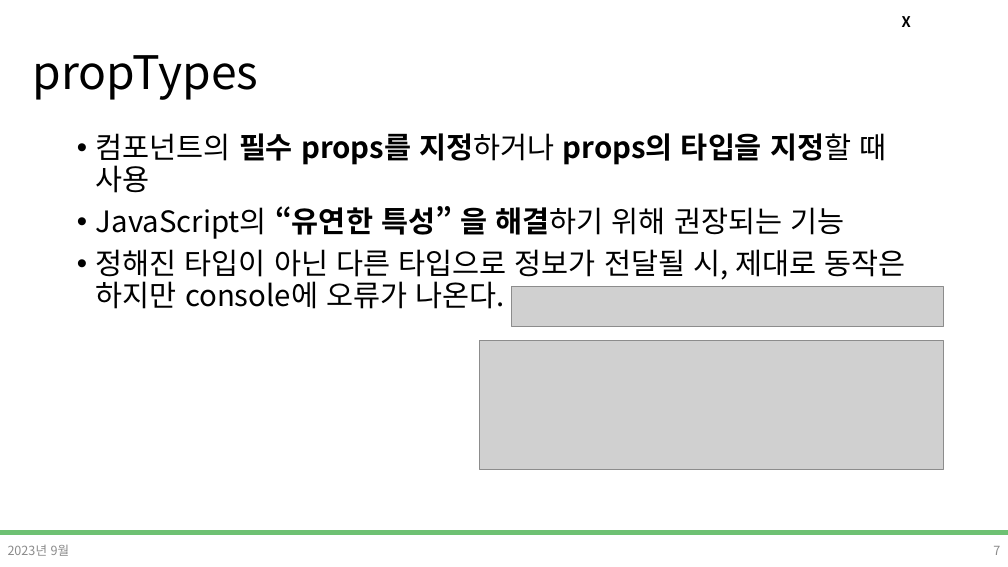
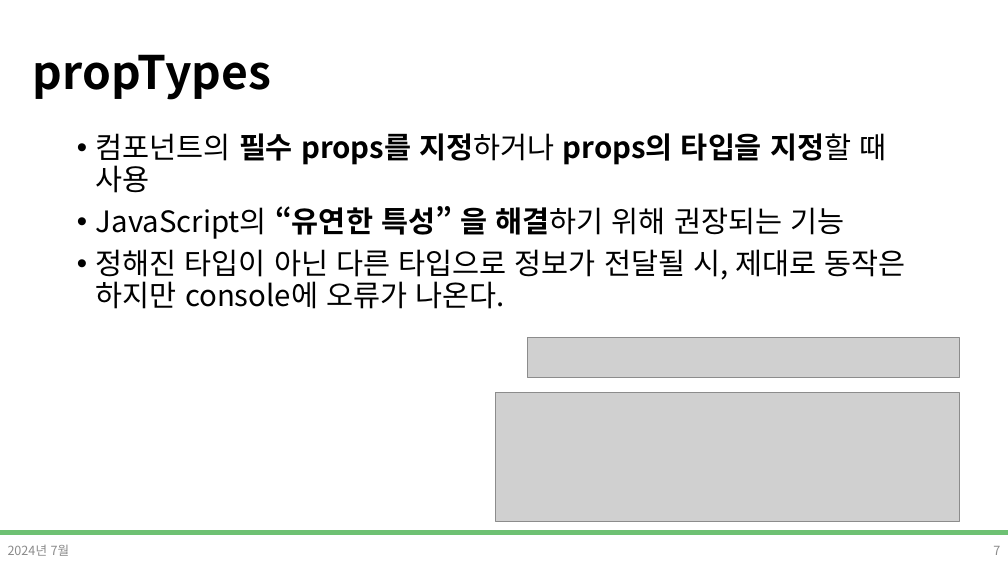
Before and after one commit to DevDamon0527/SeSAC_Yeongdeungpo_Campus_6th, a slide deck: slide 7 of material/[SeSAC_YDP_6] 24_React_Props_State.pptx. Drawn at 1008x567 pixels with LibreOffice and Linux fonts; fonts in the diff are those of the drawing; grey boxes stand for pictures; background and template pictures are left out. Boxes give left, top, right and bottom in pixels: in the first picture for what was removed or moved away, otherwise in the second. Text is boxed around its words. In the diff, an @@ line names an element or a change of style, - is before the commit and + after.

```diff
--- a/material/[SeSAC_YDP_6] 24_React_Props_State.pptx
+++ b/material/[SeSAC_YDP_6] 24_React_Props_State.pptx
@@ title "propTypes" at [33, 54, 271, 100]: bold on @@
@@ text removed at [902, 16, 911, 27] @@
-X
@@ picture: place and size @@
-picture at [511, 287, 943, 327]
+picture at [528, 338, 960, 378]
@@ picture: place and size @@
-picture at [479, 341, 944, 470]
+picture at [495, 392, 960, 521]
@@ text at [8, 545, 70, 556]: text changed @@
-2023년 9월
+2024년 7월
```
Also in this commit, not shown: 17 other slides changed, 2 other files.
